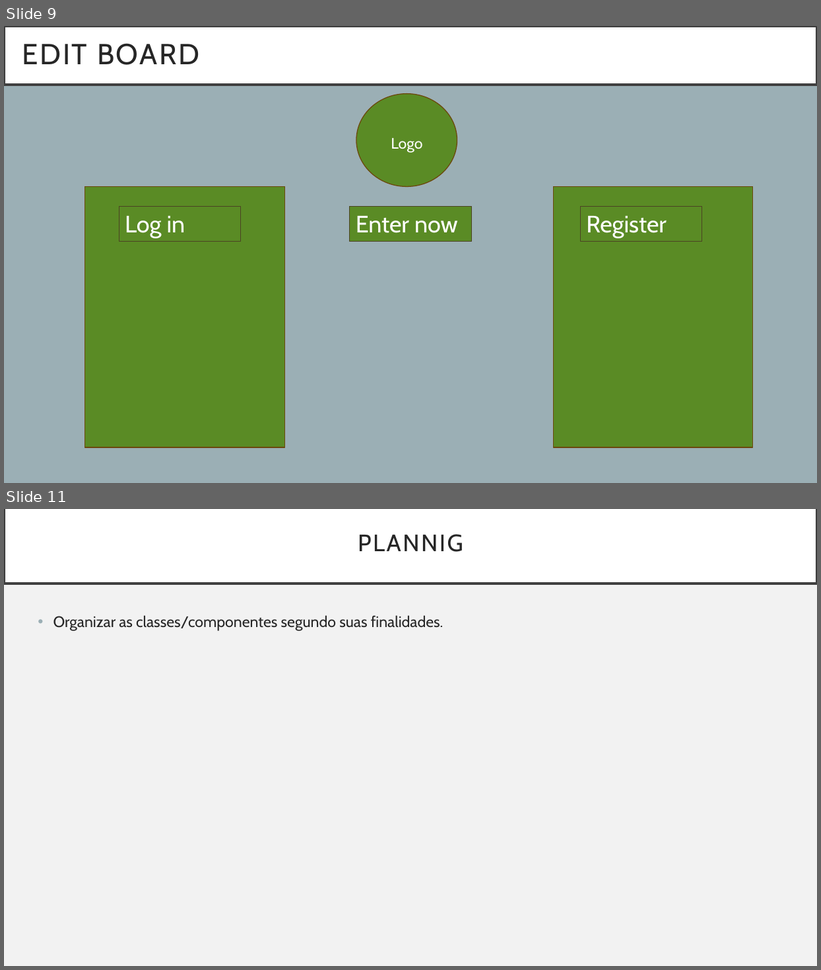
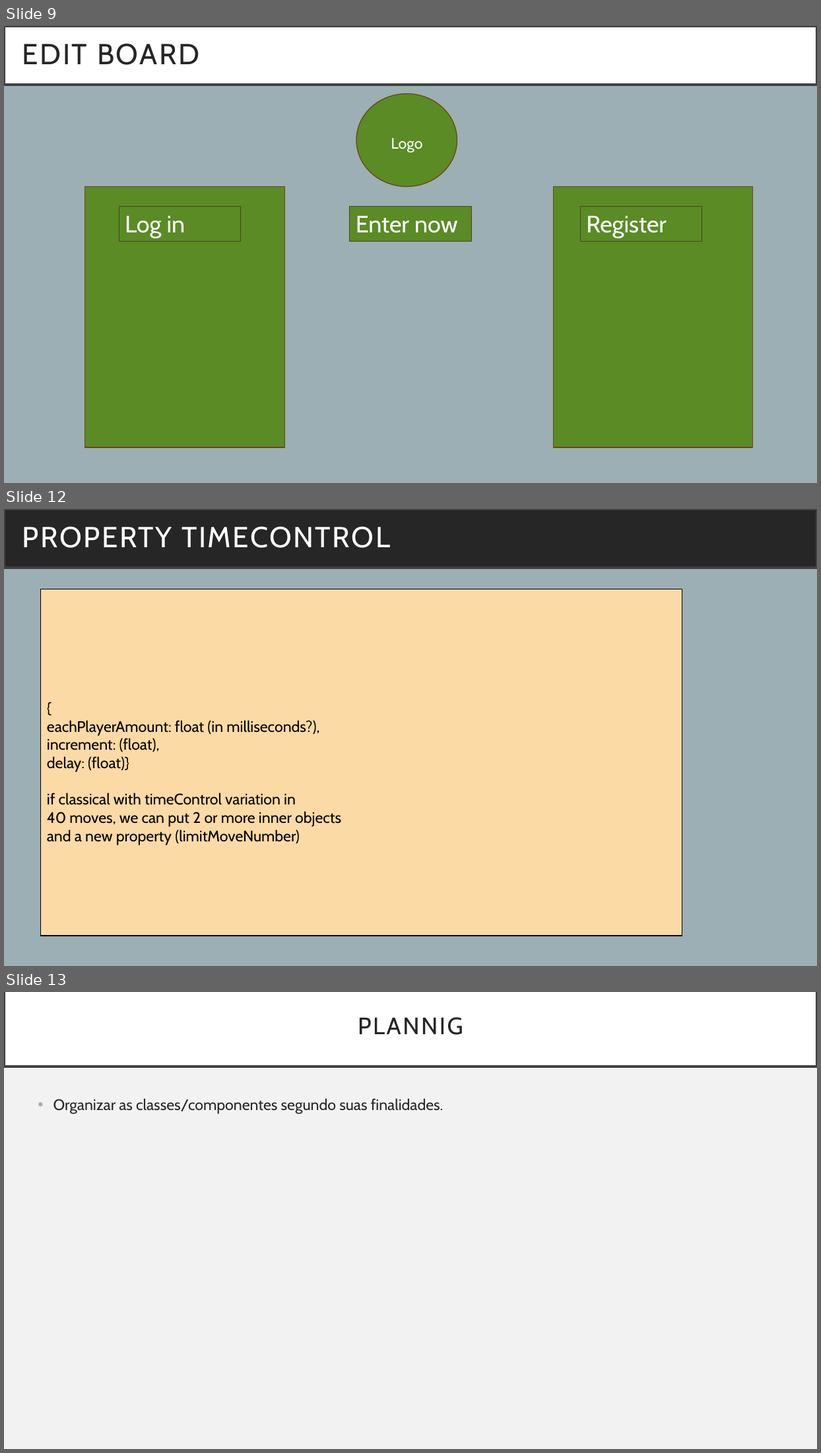
Before and after one commit to joaofilipecs/react-chess, a slide deck: Projeto-Slides/Projeto-React-Chess.pptx. Shown one above the other, each under a label of ours: slides 9 and 11 before the commit, slides 9, 12 and 13 after it; the slides between them are not shown. The pictures are 821x970 and 821x1453 pixels, drawn with LibreOffice and Linux fonts; fonts in the diff are those of the drawing. Boxes give left, top, right and bottom in pixels: in the first picture for what was removed or moved away, otherwise in the second. Text is boxed around its words. In the diff, an @@ line names an element or a change of style, - is before the commit and + after.

Commit message:
class ChessGame.js

```diff
--- a/Projeto-Slides/Projeto-React-Chess.pptx
+++ b/Projeto-Slides/Projeto-React-Chess.pptx
@@ slide 12 added at box(4, 509, 817, 966), background #9BAFB5 @@
@@ title added at box(4, 509, 817, 568), fill #262626, outline #404040 3 pt, 34.2 pt, text #FFFFFF @@
+PROPERTY TIMECONTROL
@@ rectangle added at box(40, 589, 682, 936), fill #FBDAA5, outline #000000 1 pt, 18 pt, text #000000 @@
+{
+eachPlayerAmount: float (in milliseconds?), increment: (float),
+delay: (float)}
+if classical with timeControl variation in
+40 moves, we can put 2 or more inner objects and a new property (limitMoveNumber)
@@ what was slide 11 is now slide 13 @@
```
Also in this commit, not shown: 1 slide changed, 1 other slide added, 11 other files.
